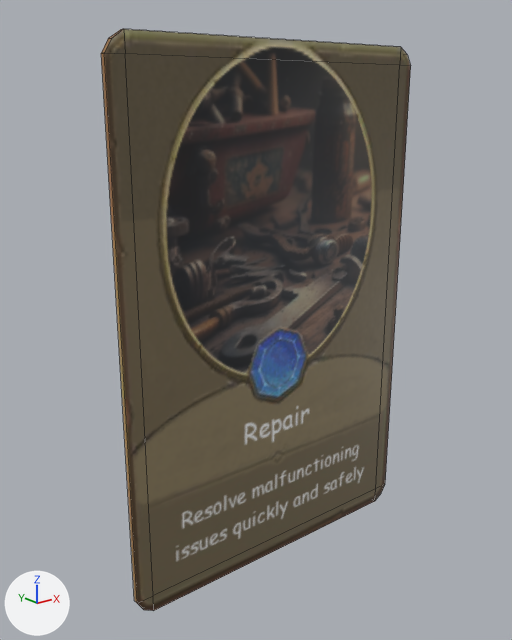
The Blender file Assets/Models/Cards/repairCard.blend as it was, and as the next commit left it.
Both versions are drawn from a 50 mm lens placed at (-5.02, -5.87, 2.44), pointed at (-0.19, 0.16, 0.02). The lights are fixed; the arrows at lower left show +X, +Y and +Z. The first picture is the older version. Mesh edges are drawn as thin lines.

In view in the first picture: 'repairCard'.
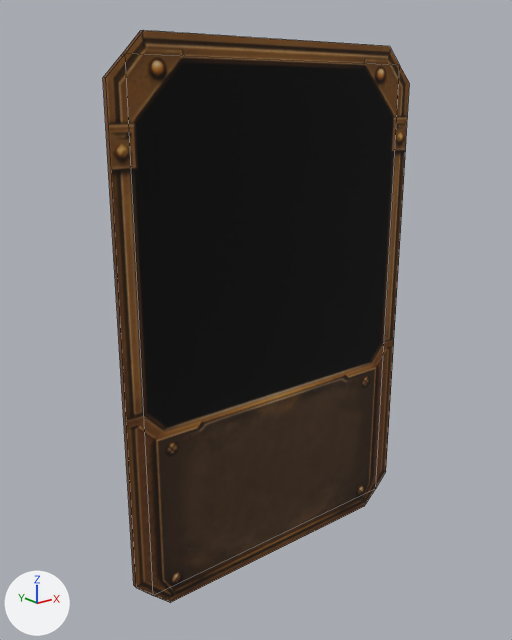
Location of each change, [x1, y1, x2, y2] in pixels of the pictures (512 x 640 px):
'repairCard', surface changed, reshaped (darker)
    before: [101, 29, 411, 611]
    after: [103, 30, 410, 603]

Edits to the bpy script that builds the scene:
```text
Add img_repaircardtemplate_png:
    img_repaircardtemplate_png = load_image('RepairCardTemplate.png', '../../Textures/RepairCardTemplate.png', 820, 590, 'sRGB')
Change mat_material:
    mat_material.texture: img_texture_repaircard_png -> img_repaircardtemplate_png
    mat_material.roughness: 0.4 -> 1.0
Change me_cube:
    used by ob_repaircard; location = (0.0, 0.0, 0.0); scale = (2.0, 0.03, 3.0)
    remove me_cube.from_pydata(...)  # 32 vertices, 30 faces; spans x -1.0..1.0, y -1.0..1.0, z -1.0..1.0
    add me_cube.from_pydata(...)  # 24 vertices, 22 faces; spans x -1.0..1.0, y -1.0..1.0, z -1.0..1.0
    me_cube part 1
    24 vertices are removed from x -1.0..1.0, y -1.0..1.0, z -1.0..1.0
    28 faces are deleted
    8 vertices are added at x -1.0..1.0, y -1.0, z -1.0..1.0
    8 new vertices lie (0.0, 2.0, 0.0) away from vertices in x -1.0..1.0, y -1.0, z -1.0..1.0
    20 new faces join them
```
